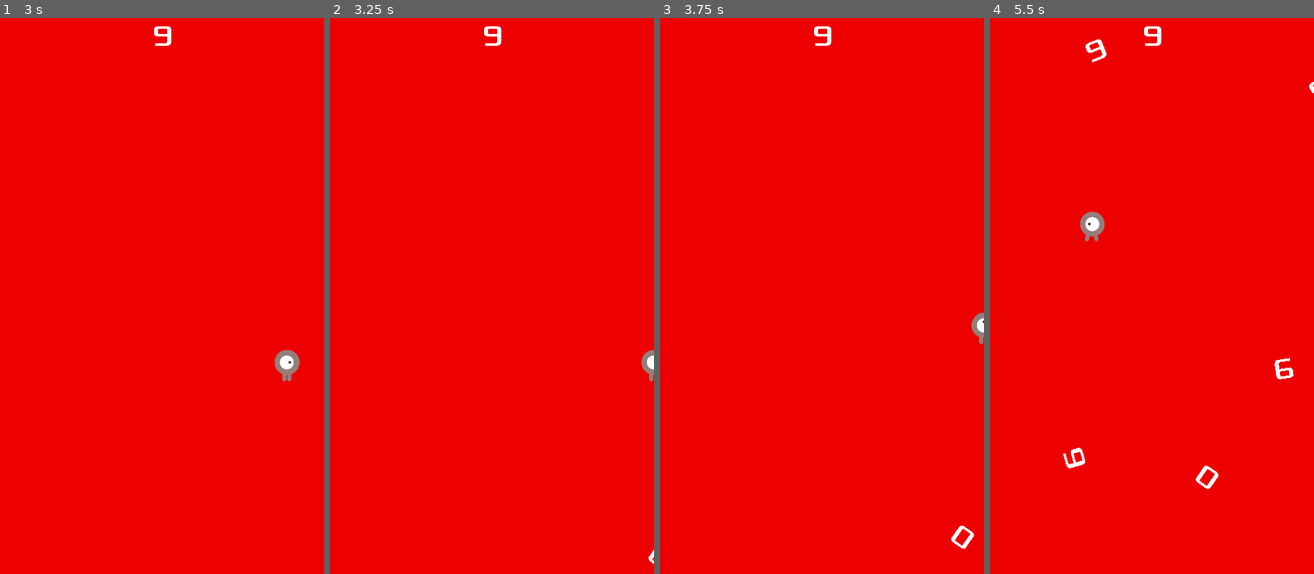
Above: before the commit, frames 1-4 (left to right).
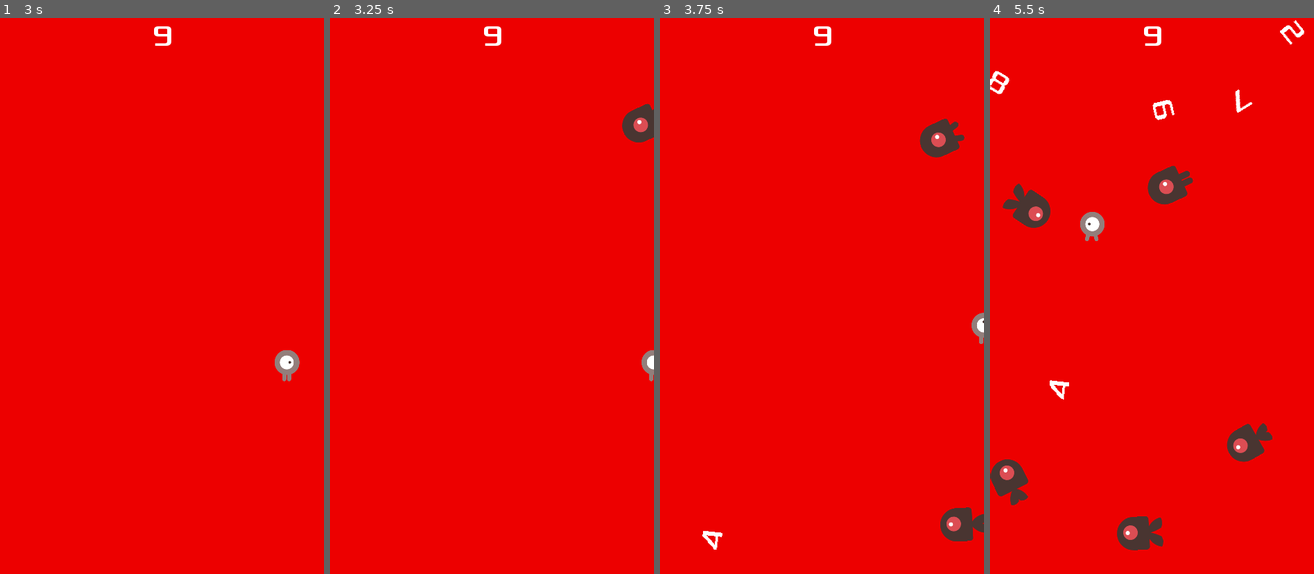
Above: after the commit, the same moments.

Repository: acs/numbers_attack
Game: Godot game, scene res://Main.tscn
Two runs of this game, one before a commit and one after it. Both use one fixed random seed, a clock stepped at 60 frames per second and the inputs below.
Inputs:
- Up to frame 1 (3 s): click "Start" at 0.5 s; tap Enter at 1.25 s; hold Right (ui_right) 1.28-2.03 s; hold Down (ui_down) 2.03-2.78 s; hold Right (ui_right) from 2.78 s (still down)
- Up to frame 2 (3.25 s): keep holding Right (ui_right)
- Up to frame 3 (3.75 s): release Right (ui_right) at 3.53 s; hold Up (ui_up) from 3.53 s (still down)
- Up to frame 4 (5.5 s): release Up (ui_up) at 4.28 s; hold Left (ui_left) from 4.28 s (still down)

Frame 1 is identical in both runs. In frame 2, 0.6% of the frame differs, in the area x 90-100%, y 15-99%; in frame 3, 1.4%; in frame 4, 4.3%, in the area x 0-100%, y 0-96%.

Commit message:
Add mobs and numbers at the same time

Diff:
--- a/Main.gd
+++ b/Main.gd
@@ -1,6 +1,8 @@
 extends Node
 
 export (PackedScene) var Number
+export (PackedScene) var Mob
+
 var score
 var total
 
@@ -33,7 +35,7 @@
 	$StartTimer.start()
 	$Music.play()
 
-func _on_MobTimer_timeout():
+func add_number():
 	# Create a Mob instance and add it to the scene.
 	var number = Number.instance()
 	add_child(number)
@@ -51,6 +53,27 @@
 	number.linear_velocity = number.linear_velocity.rotated(direction)
 	number.show_number(str(round(rand_range(0, 9))))
 
+func add_mob():
+	# Create a Mob instance and add it to the scene.
+	var mob = Mob.instance()
+	add_child(mob)
+	# Choose a random location on Path2D.
+	$MobPath/MobSpawnLocation.offset = randi()
+	# Set the mob's direction perpendicular to the path direction.
+	var direction = $MobPath/MobSpawnLocation.rotation + PI / 2
+	# Set the mob's position to a random location.
+	mob.position = $MobPath/MobSpawnLocation.position
+	# Add some randomness to the direction.
+	direction += rand_range(-PI / 4, PI / 4)
+	mob.rotation = direction
+	# Set the velocity (speed & direction).
+	mob.linear_velocity = Vector2(rand_range(mob.min_speed, mob.max_speed), 0)
+	mob.linear_velocity = mob.linear_velocity.rotated(direction)
+
+func _on_MobTimer_timeout():
+	add_number()
+	add_mob()
+
 func _on_ScoreTimer_timeout():
 	score += 1
 	# $HUD.update_score(score)
--- a/Main.tscn
+++ b/Main.tscn
@@ -6,6 +6,7 @@
 [ext_resource path="res://HUD.tscn" type="PackedScene" id=4]
 [ext_resource path="res://dodge_assets/art/House In a Forest Loop.ogg" type="AudioStream" id=5]
 [ext_resource path="res://dodge_assets/art/gameover.wav" type="AudioStream" id=6]
+[ext_resource path="res://Mob.tscn" type="PackedScene" id=7]
 
 [sub_resource type="Curve2D" id=1]
 _data = {
@@ -20,6 +21,7 @@
 [node name="Main" type="Node"]
 script = ExtResource( 2 )
 Number = ExtResource( 3 )
+Mob = ExtResource( 7 )
 
 [node name="ColorRect" type="ColorRect" parent="."]
 anchor_right = 1.0
@@ -62,6 +64,7 @@
 position = Vector2( 8, 8 )
 rotation = -1.22007e-07
 [connection signal="hit" from="Player" to="." method="update_sum"]
+[connection signal="hit_mob" from="Player" to="." method="game_over"]
 [connection signal="timeout" from="MobTimer" to="." method="_on_MobTimer_timeout"]
 [connection signal="timeout" from="ScoreTimer" to="." method="_on_ScoreTimer_timeout"]
 [connection signal="timeout" from="StartTimer" to="." method="_on_StartTimer_timeout"]
--- a/Mob.gd
+++ b/Mob.gd
@@ -18,6 +18,8 @@
 #func _process(delta):
 #	pass
 
+func get_type():
+	return "mob"
 
 func _on_VisibilityNotifier2D_screen_exited():
 	queue_free()
--- /dev/null
+++ b/Mob.tscn
@@ -0,0 +1,55 @@
+[gd_scene load_steps=10 format=2]
+
+[ext_resource path="res://dodge_assets/art/enemyWalking_2.png" type="Texture" id=1]
+[ext_resource path="res://dodge_assets/art/enemyFlyingAlt_2.png" type="Texture" id=2]
+[ext_resource path="res://dodge_assets/art/enemySwimming_1.png" type="Texture" id=3]
+[ext_resource path="res://dodge_assets/art/enemySwimming_2.png" type="Texture" id=4]
+[ext_resource path="res://dodge_assets/art/enemyWalking_1.png" type="Texture" id=5]
+[ext_resource path="res://dodge_assets/art/enemyFlyingAlt_1.png" type="Texture" id=6]
+[ext_resource path="res://Mob.gd" type="Script" id=7]
+
+[sub_resource type="SpriteFrames" id=1]
+animations = [ {
+"frames": [ ExtResource( 6 ), ExtResource( 2 ) ],
+"loop": true,
+"name": "flight",
+"speed": 3.0
+}, {
+"frames": [ ExtResource( 3 ), ExtResource( 4 ) ],
+"loop": true,
+"name": "swim",
+"speed": 3.0
+}, {
+"frames": [ ExtResource( 5 ), ExtResource( 1 ) ],
+"loop": true,
+"name": "walk",
+"speed": 3.0
+} ]
+
+[sub_resource type="CapsuleShape2D" id=2]
+radius = 38.0
+height = 26.0
+
+[node name="Mob" type="RigidBody2D" groups=[
+"mobs",
+]]
+collision_mask = 0
+gravity_scale = 0.0
+script = ExtResource( 7 )
+__meta__ = {
+"_edit_group_": true
+}
+
+[node name="AnimatedSprite" type="AnimatedSprite" parent="."]
+scale = Vector2( 0.75, 0.75 )
+frames = SubResource( 1 )
+animation = "walk"
+frame = 1
+playing = true
+
+[node name="CollisionShape2D" type="CollisionShape2D" parent="."]
+rotation = 1.5708
+shape = SubResource( 2 )
+
+[node name="VisibilityNotifier2D" type="VisibilityNotifier2D" parent="."]
+[connection signal="screen_exited" from="VisibilityNotifier2D" to="." method="_on_VisibilityNotifier2D_screen_exited"]
--- a/Number.gd
+++ b/Number.gd
@@ -18,5 +18,8 @@
 	queue_free()
 	return $Label.text
 
+func get_type():
+	return "number"
+
 func _on_VisibilityNotifier2D_screen_exited():
 	queue_free()
--- a/Player.gd
+++ b/Player.gd
@@ -1,6 +1,7 @@
 extends Area2D
 
 signal hit
+signal hit_mob
 
 export var speed = 400  # How fast the player will move (pixels/sec).
 var screen_size  # Size of the game window.
@@ -44,10 +45,13 @@
 
 
 func _on_Player_body_entered(body):
-	# hide()  # Player dissapears after being hit
-	# $CollisionShape2D.set_deferred("disabled", true)
-	total_sum += int(body.get_number())
-	emit_signal("hit")
+	if body.get_type() == "number":
+		total_sum += int(body.get_number())
+		emit_signal("hit")
+	else:
+		hide()
+		$CollisionShape2D.set_deferred("disabled", true)
+		emit_signal("hit_mob")
 
 func start(pos):
 	total_sum = 0
Not shown: 1 places in Main.tscn that only renumber resources
